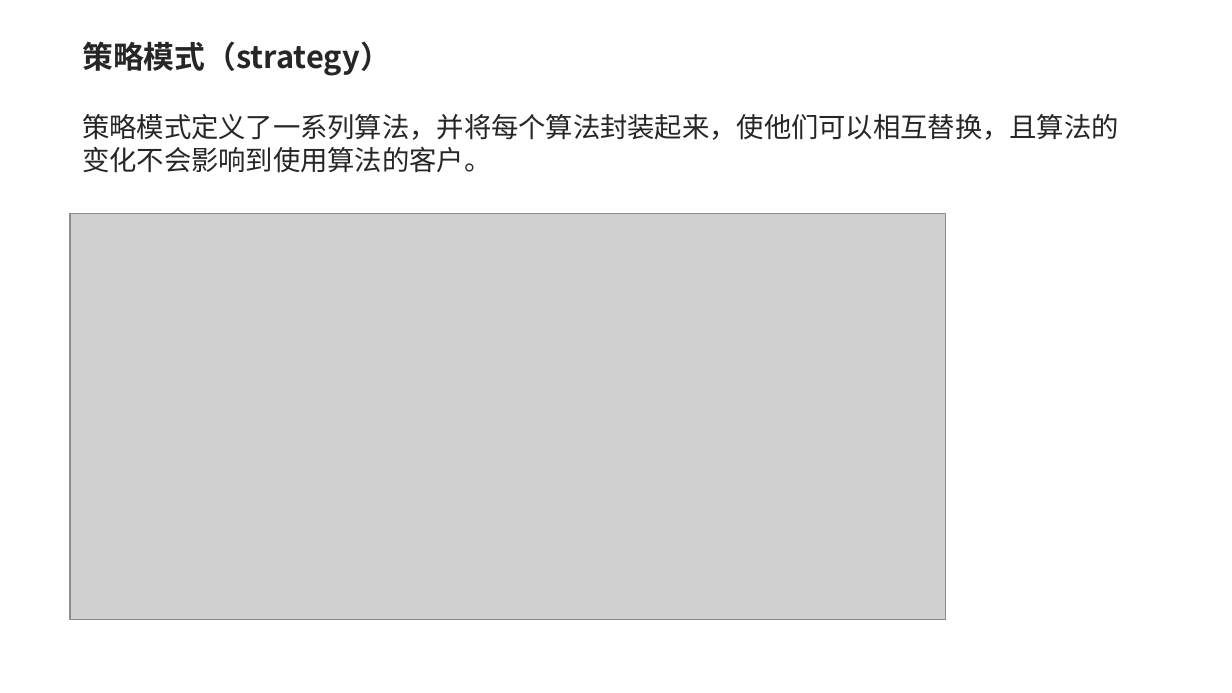
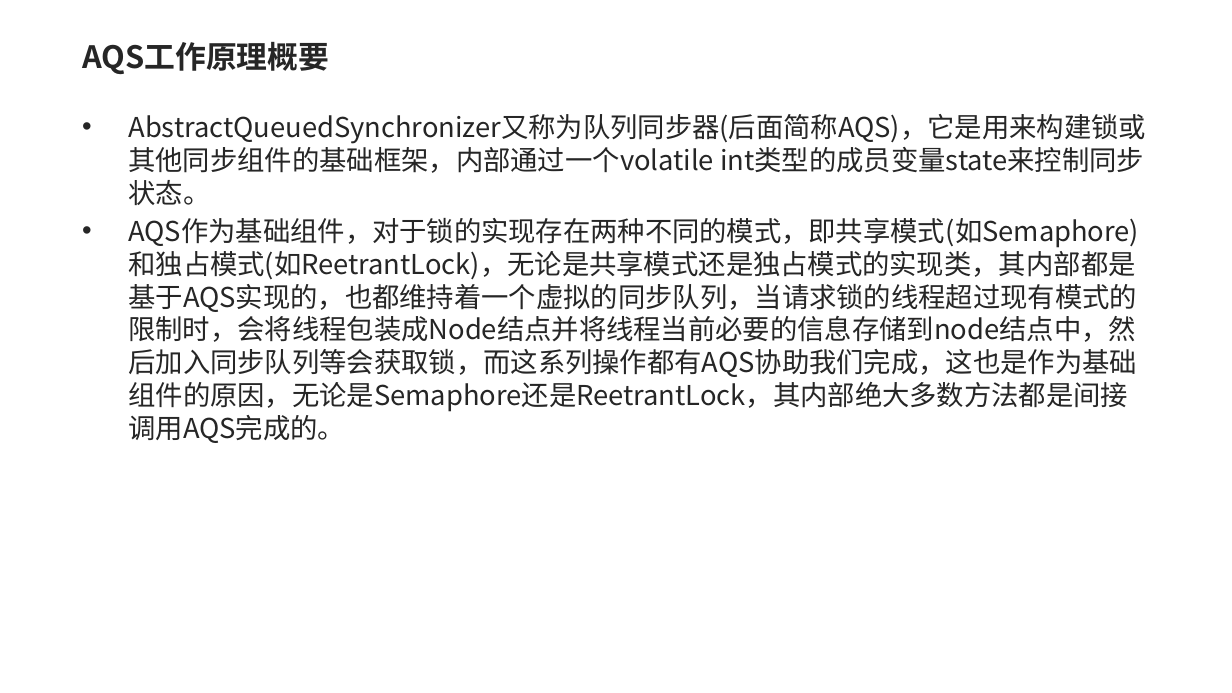
Before and after one commit to lhrimperial/study, a slide deck: slide 22 of study-thread/doc/Java多线程与锁.pptx (slide 25 before the commit). Drawn at 1232x693 pixels with LibreOffice and Linux fonts; fonts in the diff are those of the drawing; grey boxes stand for pictures; background and template pictures are left out. Boxes give left, top, right and bottom in pixels: in the first picture for what was removed or moved away, otherwise in the second. Text is boxed around its words. In the diff, an @@ line names an element or a change of style, - is before the commit and + after.

```diff
--- a/study-thread/doc/Java多线程与锁.pptx
+++ b/study-thread/doc/Java多线程与锁.pptx
@@ title at (82,42,329,74): text changed @@
-策略模式（strategy）
+AQS工作原理概要
@@ text at (128,114,1146,443): text changed @@
-策略模式定义了一系列算法，并将每个算法封装起来，使他们可以相互替换，且算法的变化不会影响到使用算法的客户。
+• AbstractQueuedSynchronizer又称为队列同步器(后面简称AQS)，它是用来构建锁或其他同步组件的基础框架，内部通过一个volatile int类型的成员变量state来控制同步状态。
+• AQS作为基础组件，对于锁的实现存在两种不同的模式，即共享模式(如Semaphore)和独占模式(如ReetrantLock)，无论是共享模式还是独占模式的实现类，其内部都是基于AQS实现的，也都维持着一个虚拟的同步队列，当请求锁的线程超过现有模式的限制时，会将线程包装成Node结点并将线程当前必要的信息存储到node结点中，然后加入同步队列等会获取锁，而这系列操作都有AQS协助我们完成，这也是作为基础组件的原因，无论是Semaphore还是ReetrantLock，其内部绝大多数方法都是间接调用AQS完成的。
@@ picture removed at (70,213,946,620) @@
```
Also in this commit, not shown: 5 other slides changed, 23 slides added, 28 slides removed, 46 other files.
